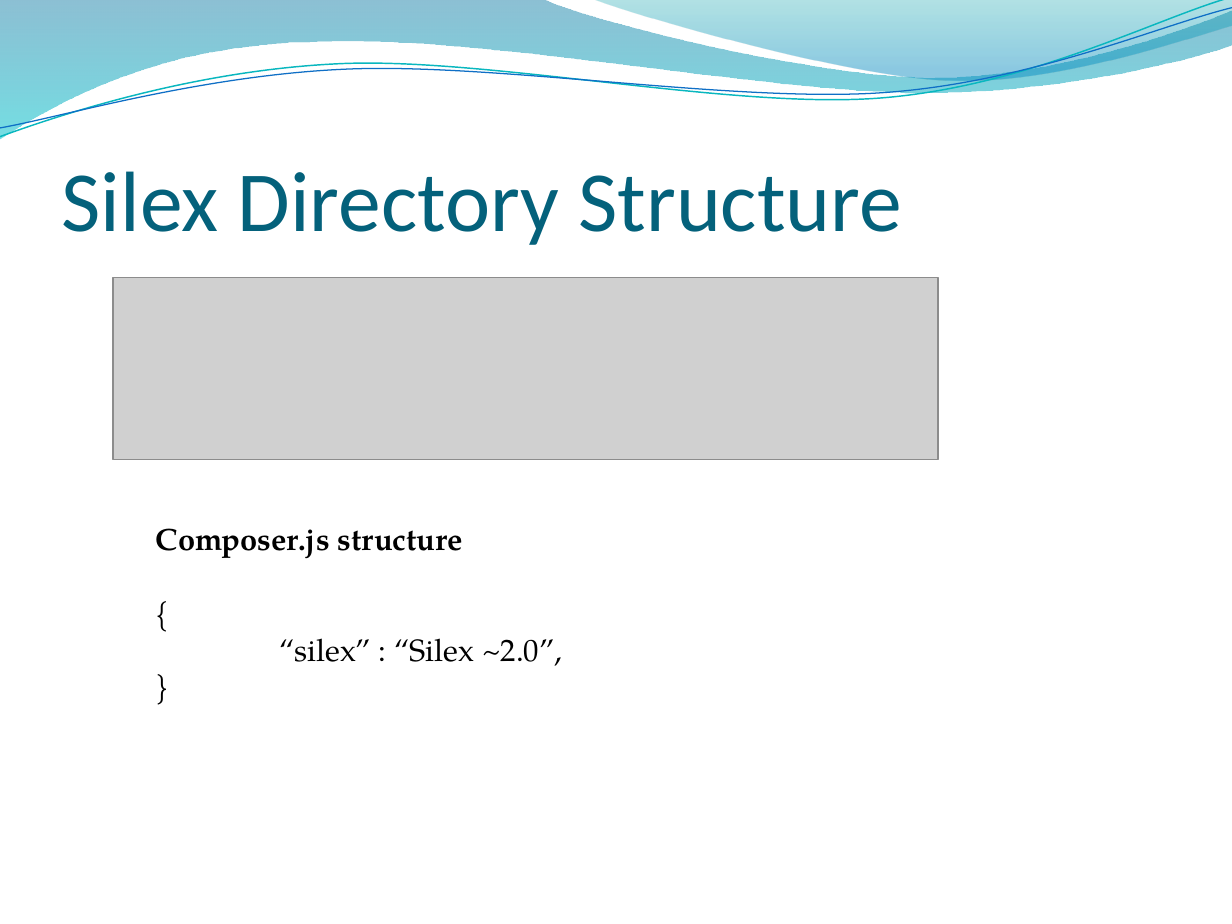
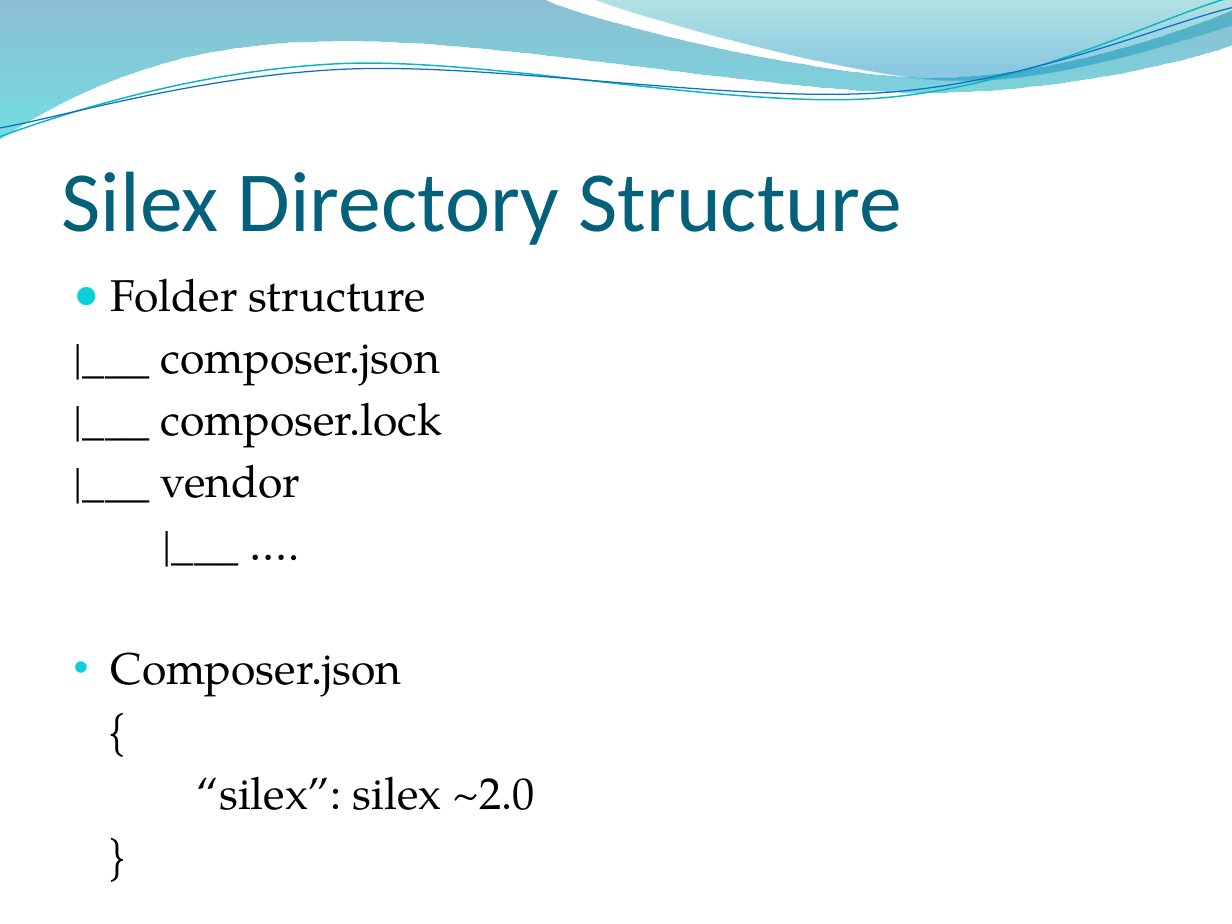
Before and after one commit to shreelakshmiu/SilexPractice, a slide deck: slide 11 of Docs/Silex.pptx. Drawn at 1232x924 pixels with LibreOffice and Linux fonts; fonts in the diff are those of the drawing; grey boxes stand for pictures; background and template pictures are left out. Boxes give left, top, right and bottom in pixels: in the first picture for what was removed or moved away, otherwise in the second. Text is boxed around its words. In the diff, an @@ line names an element or a change of style, - is before the commit and + after.

```diff
--- a/Docs/Silex.pptx
+++ b/Docs/Silex.pptx
@@ text added at (111, 278, 535, 810), 26 pt, text #000000 @@
+● Folder structure
+|___ composer.json
+|___ composer.lock
+|___ vendor
+|___ ….
+• Composer.json
+{
+“silex”: silex ~2.0
+}
@@ picture removed at (113, 277, 939, 460) @@
@@ text removed at (156, 528, 562, 666) @@
-Composer.js structure
-{
-“silex” : “Silex ~2.0”,
-}
```
Also in this commit, not shown: 8 other slides changed, 1 other file.
